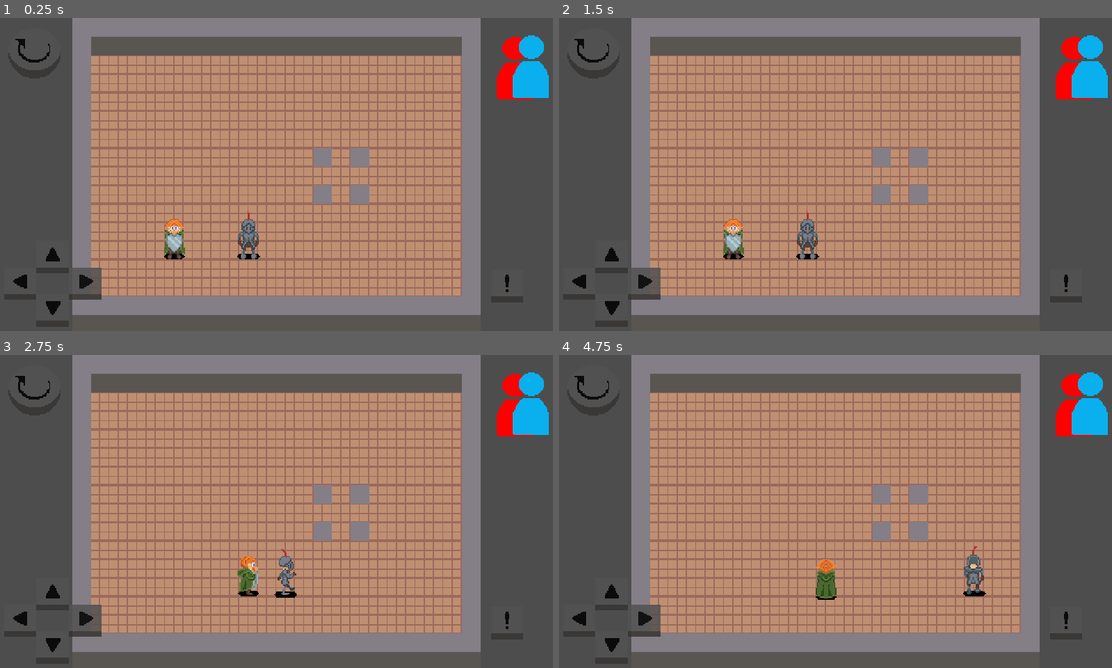
Above: before the commit, frames 1-4 (two rows, left to right).
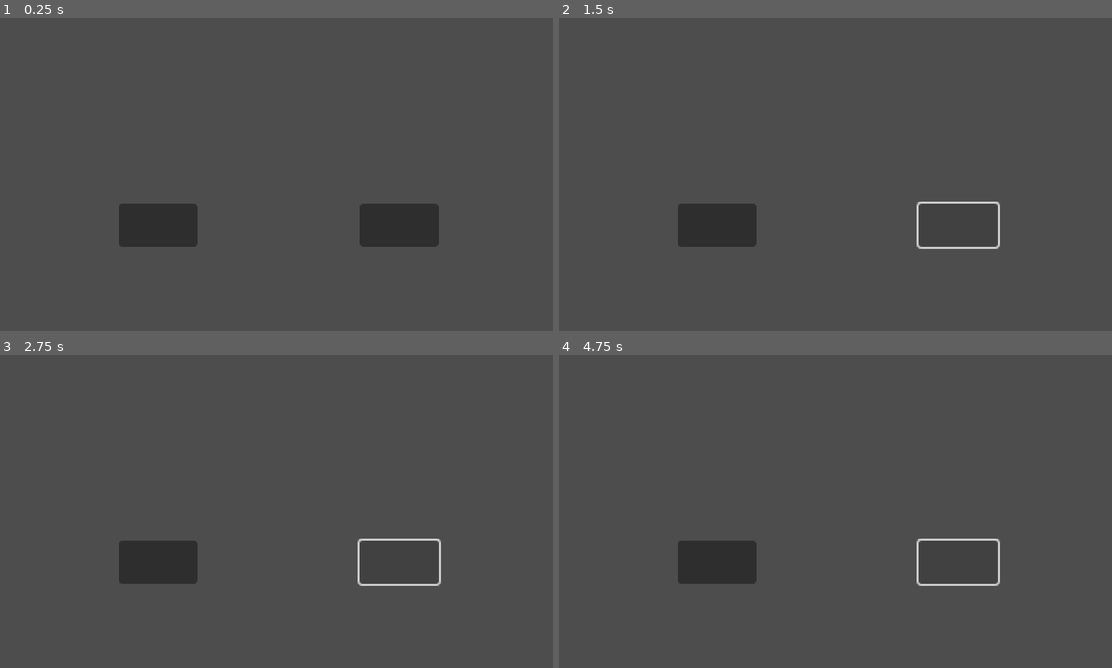
Above: after the commit, the same moments.

Repository: gumaciel/awesome-game-jam-01
Game: Godot game, scene res://scenes/main/main.tscn
Same seed, same stepped clock (60 frames per second), same inputs: the game is played once before the commit and once after it. Before the commit the project starts from res://scenes/main.tscn. The engine's default icon, where the game draws it, is replaced by a stand-in: a white triangle on a blue panel in a dark square.
Inputs (mouse positions are in pixels of both pictures, inside the frame that each line leads up to):
- Up to frame 1 (0.25 s): no input
- Up to frame 2 (1.5 s): click (719, 224) at 0.52 s; click (957, 224) at 1.27 s
- Up to frame 3 (2.75 s): tap Enter (ui_accept) at 2, 2.27 s; hold Right (ui_right) from 2.03 s (still down)
- Up to frame 4 (4.75 s): release Right (ui_right) at 2.78 s; hold Down (ui_down) 2.78-3.53 s; tap Enter (ui_accept) at 3.02, 4.52 s; hold Right (ui_right) 3.53-4.28 s; hold Up (ui_up) from 4.28 s (still down)

The runs differ from the first frame. In frame 1, 67% of the frame differs, in the area x 2-100%, y 0-95%; in frame 2, 67%; in frame 3, 67%; in frame 4, 67%.

Commit message:
feat: update icon. name project, added Transition

Diff:
--- a/characters/player_base.tscn
+++ b/characters/player_base.tscn
@@ -108,6 +108,9 @@
 "values": [false]
 }
 
+[sub_resource type="Animation" id="Animation_xvyri"]
+resource_name = "stoped"
+
 [sub_resource type="Animation" id="Animation_d0tnl"]
 resource_name = "up"
 length = 0.8
@@ -125,9 +128,6 @@
 "update": 1,
 "values": [8, 9, 10, 11]
 }
-
-[sub_resource type="Animation" id="Animation_xvyri"]
-resource_name = "stoped"
 
 [sub_resource type="AnimationLibrary" id="AnimationLibrary_vxyko"]
 _data = {
--- /dev/null
+++ b/globals/SceneTransition.gd
@@ -0,0 +1,5 @@
+extends ColorRect
+
+
+func _ready():
+	color = Color(0, 0, 0, 0)
--- /dev/null
+++ b/globals/SceneTransition.tscn
@@ -0,0 +1,12 @@
+[gd_scene load_steps=2 format=3 uid="uid://d1gh4aig0rrue"]
+
+[ext_resource type="Script" path="res://globals/SceneTransition.gd" id="1_rsmv2"]
+
+[node name="SceneTransition" type="ColorRect"]
+anchors_preset = 15
+anchor_right = 1.0
+anchor_bottom = 1.0
+grow_horizontal = 2
+grow_vertical = 2
+color = Color(0, 0, 0, 0)
+script = ExtResource("1_rsmv2")
--- a/project.godot
+++ b/project.godot
@@ -10,11 +10,16 @@
 
 [application]
 
-config/name="Awesome-game-jam-01"
-run/main_scene="res://scenes/main.tscn"
+config/name="Journey to the Holy Grail"
+run/main_scene="res://scenes/main/main.tscn"
 config/features=PackedStringArray("4.1", "GL Compatibility")
 run/max_fps=60
-run/main_scene.debug="res://scenes/levels/test_scene.tscn"
+config/icon="res://icon.png"
+run/main_scene.debug="res://scenes/main/main.tscn"
+
+[autoload]
+
+SceneTransition="*res://globals/SceneTransition.tscn"
 
 [display]
 
--- a/scenes/characters/player_template/player_template.tscn
+++ /dev/null
@@ -1,21 +0,0 @@
-[gd_scene load_steps=4 format=3 uid="uid://nt2eknvlc4gu"]
-
-[ext_resource type="Script" path="res://characters/templates/player_template_3.gd" id="1_2rmhg"]
-[ext_resource type="Texture2D" uid="uid://cq316r75le2" path="res://icon.svg" id="2_fs7pv"]
-
-[sub_resource type="RectangleShape2D" id="RectangleShape2D_qinyu"]
-size = Vector2(16, 16)
-
-[node name="PlayerTemplate" type="CharacterBody2D"]
-script = ExtResource("1_2rmhg")
-
-[node name="Texture" type="Sprite2D" parent="."]
-scale = Vector2(0.125, 0.125)
-texture = ExtResource("2_fs7pv")
-centered = false
-
-[node name="Animation" type="AnimationPlayer" parent="."]
-
-[node name="Collision" type="CollisionShape2D" parent="."]
-position = Vector2(8, 8)
-shape = SubResource("RectangleShape2D_qinyu")
--- a/scenes/levels/test_scene.tscn
+++ b/scenes/levels/test_scene.tscn
@@ -2,8 +2,8 @@
 
 [ext_resource type="TileSet" uid="uid://bmljjvxwi5lcm" path="res://world/tilesets_data/test_tileset.tres" id="1_njrg8"]
 [ext_resource type="PackedScene" uid="uid://brttmwofxttak" path="res://scenes/ui/ui.tscn" id="2_62sbp"]
-[ext_resource type="PackedScene" uid="uid://brp6rwitih73k" path="res://characters/Player_2/player_2.tscn" id="4_qwccp"]
-[ext_resource type="PackedScene" uid="uid://dl4hgrkdmdu8f" path="res://characters/Player_1/player_1.tscn" id="5_eeddq"]
+[ext_resource type="PackedScene" uid="uid://brp6rwitih73k" path="res://characters/player_2/player_2.tscn" id="4_qwccp"]
+[ext_resource type="PackedScene" uid="uid://dl4hgrkdmdu8f" path="res://characters/player_1/player_1.tscn" id="5_eeddq"]
 
 [node name="TestScene" type="Control"]
 layout_mode = 3
@@ -24,9 +24,7 @@
 format = 2
 layer_0/tile_data = PackedInt32Array(131078, 0, 0, 196614, 0, 0, 262150, 0, 0, 327686, 0, 0, 393222, 0, 0, 458758, 0, 0 …(5607 unchanged characters)…
 
-[node name="UI" parent="." node_paths=PackedStringArray("player_1", "player_2") instance=ExtResource("2_62sbp")]
-player_1 = NodePath("../Player1")
-player_2 = NodePath("../Player2")
+[node name="UI" parent="." instance=ExtResource("2_62sbp")]
 
 [node name="Player2" parent="." instance=ExtResource("4_qwccp")]
 unique_name_in_owner = true
--- a/scenes/main.tscn
+++ /dev/null
@@ -1,3 +0,0 @@
-[gd_scene format=3 uid="uid://breammdqa7tjk"]
-
-[node name="Main" type="Node2D"]
--- /dev/null
+++ b/scenes/main/main.tscn
@@ -0,0 +1,23 @@
+[gd_scene format=3 uid="uid://breammdqa7tjk"]
+
+[node name="Main" type="Control"]
+layout_mode = 3
+anchors_preset = 15
+anchor_right = 1.0
+anchor_bottom = 1.0
+grow_horizontal = 2
+grow_vertical = 2
+
+[node name="Button" type="Button" parent="."]
+layout_mode = 0
+offset_left = 104.0
+offset_top = 160.0
+offset_right = 172.0
+offset_bottom = 197.0
+
+[node name="Button2" type="Button" parent="."]
+layout_mode = 0
+offset_left = 312.0
+offset_top = 160.0
+offset_right = 380.0
+offset_bottom = 197.0
--- a/scenes/ui/ui.tscn
+++ b/scenes/ui/ui.tscn
@@ -1,7 +1,7 @@
 [gd_scene load_steps=10 format=3 uid="uid://brttmwofxttak"]
 
-[ext_resource type="Script" path="res://ui/ui_controller.gd" id="1_s7rbk"]
 [ext_resource type="Texture2D" uid="uid://c22pj17u3obqe" path="res://ui/ui_arrow_up.tres" id="1_wt4m1"]
+[ext_resource type="Script" path="res://scenes/ui/ui_controller.gd" id="1_y5268"]
 [ext_resource type="Texture2D" uid="uid://cx3f4jgx25vbw" path="res://ui/ui_arrow_down.tres" id="2_ol0ws"]
 [ext_resource type="Texture2D" uid="uid://dcaunsljhoooe" path="res://ui/ui_arrow_right.tres" id="3_r7tyq"]
 [ext_resource type="Texture2D" uid="uid://d4kjstyows8u0" path="res://ui/ui_arrow_left.tres" id="4_cyh2k"]
@@ -13,7 +13,7 @@
 [node name="UI" type="Control"]
 layout_mode = 3
 anchors_preset = 0
-script = ExtResource("1_s7rbk")
+script = ExtResource("1_y5268")
 
 [node name="Arrows" type="Node2D" parent="."]
 position = Vector2(33, 187)
Binary file added: icon.png
Not shown, added: icon.png.import
Renamed: ui/ui_controller.gd -> scenes/ui/ui_controller.gd
